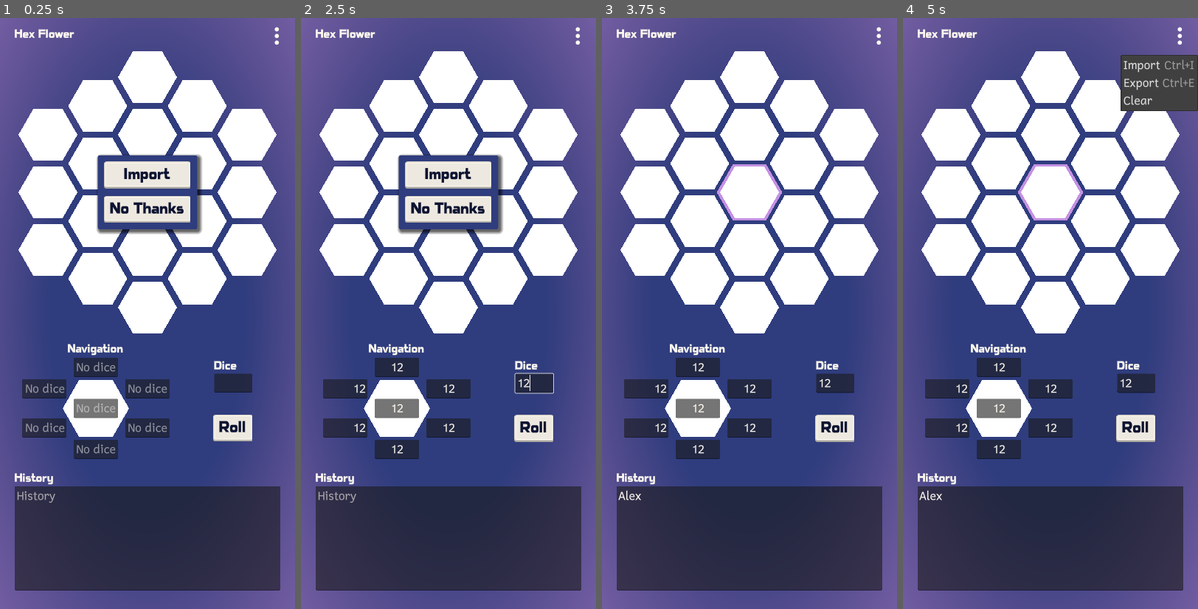
Above: before the commit, frames 1-4 (left to right).
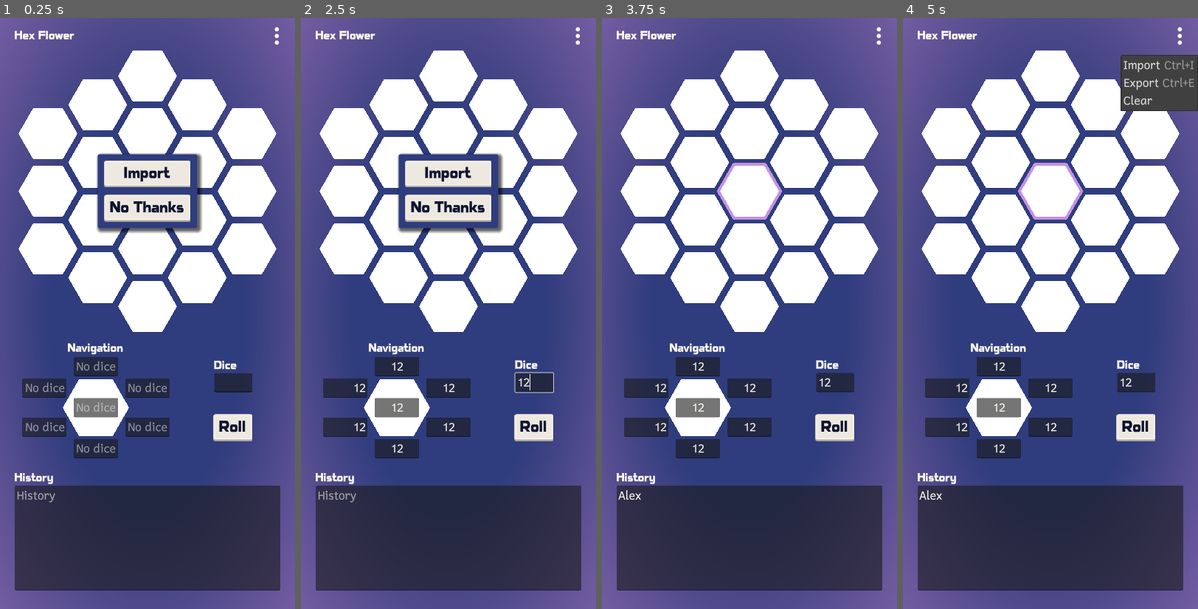
Above: after the commit, the same moments.

Repository: ashestosea/hex-flower
Game: Godot game, scene res://scenes/main.tscn
Same seed, same stepped clock (60 frames per second), same inputs: the game is played once before the commit and once after it.
Inputs (mouse positions are in pixels of both pictures, inside the frame that each line leads up to):
- Up to frame 1 (0.25 s): no input
- Up to frame 2 (2.5 s): click (395, 408) at 0.52 s; type "12" at 0.6 s; click (395, 366) at 0.75 s; type "12" at 0.83 s; click (448, 390) at 0.98 s; type "12" at 1.07 s; click (448, 425) at 1.27 s; type "12" at 1.35 s; click (395, 449) at 1.5 s; type "12" at 1.58 s; click (345, 425) at 1.73 s; type "12" at 1.82 s; click (345, 390) at 2.02 s; type "12" at 2.1 s; click (534, 384) at 2.25 s; type "12" at 2.33 s; click (448, 538) at 2.48 s
- Up to frame 3 (3.75 s): type "Alex" at 2.57 s; click "Import" at 2.75 s; click "Roll" at 3.5 s
- Up to frame 4 (5 s): click "⋮" at 4.25 s

The runs differ from the first frame. In frame 1, 3.7% of the frame differs, in the area x 5-95%, y 1-82%; in frame 2, 3.6%; in frame 3, 2.8%; in frame 4, 2.8%.

Commit message:
Change Flower Name into a Line Edit

Diff:
--- a/scenes/main.tscn
+++ b/scenes/main.tscn
@@ -33,7 +33,7 @@
 flower = NodePath("../MarginContainer/MarginContainer/VBoxContainer/HexFlowerParent/HexFlower")
 navigation = NodePath("../MarginContainer/MarginContainer/VBoxContainer/NavAndButtons/NavigationContainer/Navigation")
 kebab = NodePath("../MarginContainer/KebabParent/Kebab")
-flower_name = NodePath("../MarginContainer/MarginContainer/VBoxContainer/FlowerNameParent/FlowerName")
+flower_name = NodePath("../MarginContainer/MarginContainer/VBoxContainer/FlowerNameParent/Control/FlowerName")
 dice_line_edit = NodePath("../MarginContainer/MarginContainer/VBoxContainer/NavAndButtons/ButtonsAndDice/Dice/LineEdit")
 history_text_edit = NodePath("../MarginContainer/MarginContainer/VBoxContainer/History/VBoxContainer/HistoryTextEdit")
 import_menu = NodePath("../MarginContainer/ImportMenu")
@@ -89,13 +89,20 @@
 
 [node name="FlowerNameParent" type="MarginContainer" parent="MarginContainer/MarginContainer/VBoxContainer"]
 layout_mode = 2
-
-[node name="FlowerName" type="Label" parent="MarginContainer/MarginContainer/VBoxContainer/FlowerNameParent"]
-layout_mode = 2
 size_flags_vertical = 3
 size_flags_stretch_ratio = 0.14
+
+[node name="Control" type="Control" parent="MarginContainer/MarginContainer/VBoxContainer/FlowerNameParent"]
+layout_mode = 2
+
+[node name="FlowerName" type="LineEdit" parent="MarginContainer/MarginContainer/VBoxContainer/FlowerNameParent/Control"]
+layout_mode = 1
+anchors_preset = -1
+anchor_right = 1.0
+offset_right = -80.0
 theme_type_variation = &"HeaderMedium"
 text = "Name"
+placeholder_text = "Hex Flower Name"
 
 [node name="HexFlowerParent" type="CenterContainer" parent="MarginContainer/MarginContainer/VBoxContainer"]
 layout_mode = 2
--- a/scripts/manager.gd
+++ b/scripts/manager.gd
@@ -4,7 +4,7 @@
 @export var flower: HexFlower
 @export var navigation: Navigation
 @export var kebab: MenuButton
-@export var flower_name: Label
+@export var flower_name: LineEdit
 @export var dice_line_edit: LineEdit
 @export var history_text_edit: TextEdit
 @export var import_menu: Control
